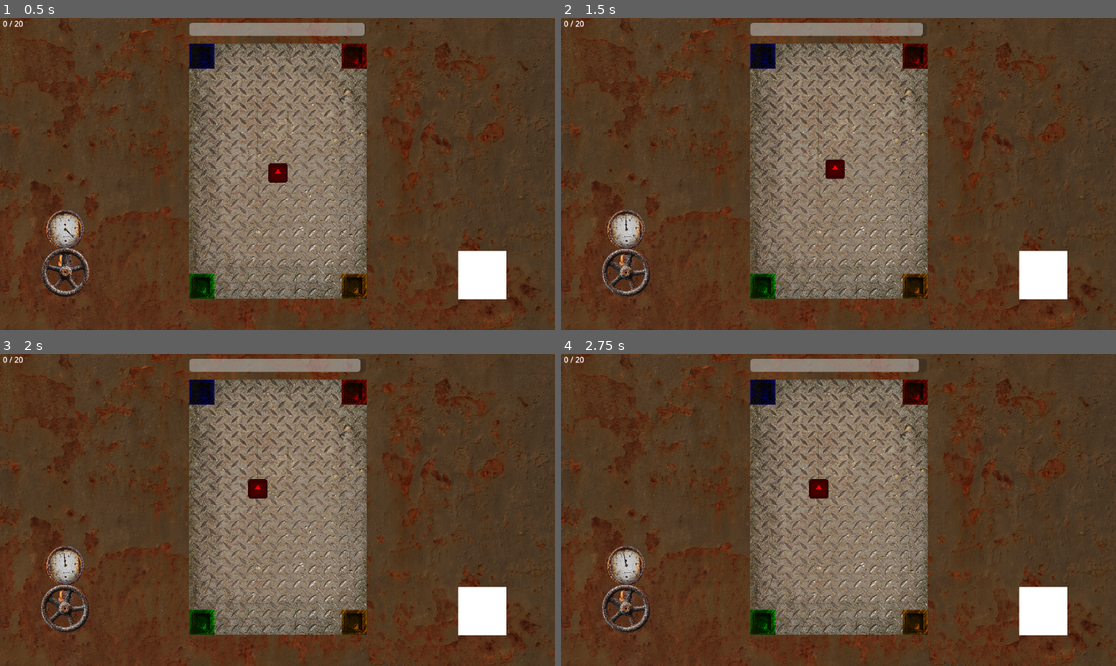
Above: before the commit, frames 1-4 (two rows, left to right).
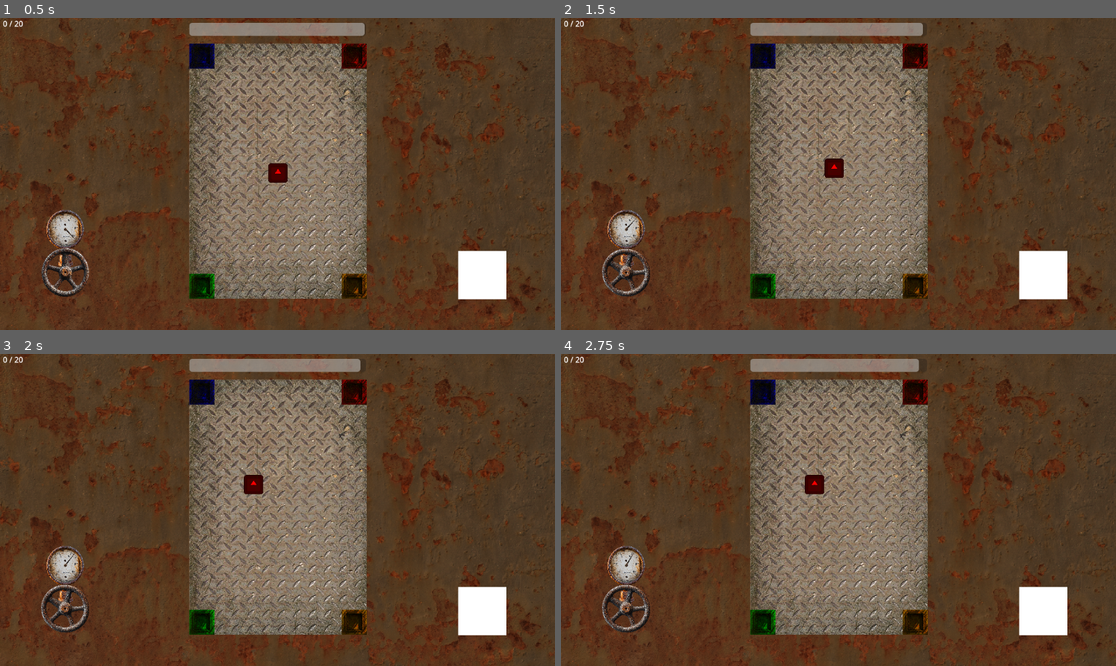
Above: after the commit, the same moments.

Repository: bemotta212/GameJam3
Game: Godot game, scene res://Scenes/level_01.tscn
Two runs of this game, one before a commit and one after it. Both use one fixed random seed, a clock stepped at 60 frames per second and the inputs below. The engine's default icon, where the game draws it, is replaced by a stand-in: a white triangle on a blue panel in a dark square.
Inputs (mouse positions are in pixels of both pictures, inside the frame that each line leads up to):
- Up to frame 1 (0.5 s): no input
- Up to frame 2 (1.5 s): drag from (627, 273) to (760, 55) at 0.52 s; drag from (1043, 273) to (760, 55) at 1.27 s
- Up to frame 3 (2 s): no input
- Up to frame 4 (2.75 s): move the mouse to (894, 441) at 2.02 s; click (894, 441) at 2.17 s

Frame 1 is identical in both runs. In frame 2, less than 0.1% of the frame differs, in the area x 11-52%, y 44-69%; in frame 3, 0.2%, in the area x 11-49%, y 38-69%; in frame 4, 0.2%.

Commit message:
Balanceamento
Valores modificados para balancear a dificuldade

Diff:
--- a/iii-game-jam-unisinos/Scenes/level_01.tscn
+++ b/iii-game-jam-unisinos/Scenes/level_01.tscn
@@ -138,7 +138,6 @@
 [node name="Jogador" parent="." instance=ExtResource("1_skhut")]
 position = Vector2(577, 322)
 max_speed = 200.0
-SPEED = 125.0
 
 [node name="Respawn" type="Marker2D" parent="."]
 position = Vector2(577, 322)
@@ -154,6 +153,7 @@
 grow_horizontal = 2
 grow_vertical = 2
 mouse_filter = 2
+metadata/_edit_use_anchors_ = true
 
 [node name="Timer_bar" type="ProgressBar" parent="UI/Control"]
 layout_mode = 1
@@ -167,6 +167,7 @@
 grow_horizontal = 2
 max_value = 60.0
 show_percentage = false
+metadata/_edit_use_anchors_ = true
 
 [node name="Message" type="Label" parent="UI/Control"]
 layout_mode = 1
@@ -183,6 +184,7 @@
 grow_vertical = 2
 horizontal_alignment = 1
 vertical_alignment = 1
+metadata/_edit_use_anchors_ = true
 
 [node name="Delivers_made" type="Label" parent="UI/Control"]
 layout_mode = 0
@@ -191,6 +193,7 @@
 text = "0 / 20"
 horizontal_alignment = 1
 vertical_alignment = 1
+metadata/_edit_use_anchors_ = true
 
 [node name="Timer" type="Timer" parent="UI"]
 wait_time = 60.0
@@ -204,7 +207,7 @@
 position = Vector2(1001, 534)
 
 [connection signal="delivered" from="Jogador" to="UI" method="_on_deviver_made"]
-[connection signal="game_won" from="Jogador" to="UI" method="on_game_won"]
+[connection signal="level_completed" from="Jogador" to="UI" method="on_level_completed"]
 [connection signal="speed_changed" from="Jogador" to="Valvula_container" method="on_player_speed_change"]
 [connection signal="game_lost" from="UI" to="Jogador" method="on_game_lost"]
 [connection signal="timeout" from="UI/Timer" to="UI" method="_on_timer_timeout"]
--- /dev/null
+++ b/iii-game-jam-unisinos/Scenes/level_02.tscn
@@ -0,0 +1,205 @@
+[gd_scene load_steps=13 format=3 uid="uid://b0lbp74xl6fun"]
+
+[ext_resource type="Texture2D" uid="uid://dfal7gobpwutb" path="res://Assets/Textures/vidro.png" id="1_8ld4s"]
+[ext_resource type="Texture2D" uid="uid://c1ii64u74kaly" path="res://Assets/Textures/metal.jpg" id="2_djl5t"]
+[ext_resource type="Texture2D" uid="uid://br277b275rgjy" path="res://Assets/Textures/chao.jpg" id="3_f51lu"]
+[ext_resource type="PackedScene" uid="uid://chhe4nuh5xtwa" path="res://Scenes/porta.tscn" id="4_2hvu7"]
+[ext_resource type="PackedScene" uid="uid://lekbgvvc58t6" path="res://Scenes/jogador.tscn" id="5_wem64"]
+[ext_resource type="Script" path="res://Scripts/ui.gd" id="6_37dtc"]
+[ext_resource type="PackedScene" uid="uid://b5aruyah8xm4j" path="res://Scenes/valvula_container.tscn" id="7_ujftt"]
+[ext_resource type="PackedScene" uid="uid://b2fe7va83dnou" path="res://Scenes/joystick.tscn" id="8_6023h"]
+
+[sub_resource type="RectangleShape2D" id="RectangleShape2D_sg6sn"]
+size = Vector2(91, 616)
+
+[sub_resource type="RectangleShape2D" id="RectangleShape2D_b7sj5"]
+size = Vector2(99, 676)
+
+[sub_resource type="RectangleShape2D" id="RectangleShape2D_22t68"]
+size = Vector2(547, 75)
+
+[sub_resource type="RectangleShape2D" id="RectangleShape2D_by87t"]
+size = Vector2(464, 54)
+
+[node name="Level_02" type="Node2D"]
+
+[node name="Paredes" type="Node2D" parent="."]
+
+[node name="Vidro" type="Sprite2D" parent="Paredes"]
+z_index = 1
+position = Vector2(577.5, 318)
+scale = Vector2(0.122333, 0.176667)
+texture = ExtResource("1_8ld4s")
+
+[node name="Paredes" type="Sprite2D" parent="Paredes"]
+modulate = Color(0.60575, 0.436724, 0.284974, 1)
+position = Vector2(576, 286)
+scale = Vector2(0.63, 0.63)
+texture = ExtResource("2_djl5t")
+
+[node name="Chao" type="Sprite2D" parent="Paredes"]
+texture_filter = 1
+texture_repeat = 2
+position = Vector2(576.99, 317.956)
+rotation = 1.5708
+scale = Vector2(0.979265, 1.05147)
+texture = ExtResource("3_f51lu")
+
+[node name="Parede_esquerda" type="StaticBody2D" parent="Paredes"]
+collision_mask = 2
+
+[node name="ColorRect" type="ColorRect" parent="Paredes/Parede_esquerda"]
+visible = false
+offset_left = -124.0
+offset_top = -6.0
+offset_right = 393.0
+offset_bottom = 669.0
+mouse_filter = 2
+color = Color(0.55046, 0.464676, 0.119736, 1)
+
+[node name="CollisionShape2D" type="CollisionShape2D" parent="Paredes/Parede_esquerda"]
+position = Vector2(347.5, 317)
+shape = SubResource("RectangleShape2D_sg6sn")
+
+[node name="Parede_direita" type="StaticBody2D" parent="Paredes"]
+collision_mask = 2
+
+[node name="ColorRect" type="ColorRect" parent="Paredes/Parede_direita"]
+visible = false
+offset_left = 761.0
+offset_top = -5.0
+offset_right = 1180.0
+offset_bottom = 696.0
+mouse_filter = 2
+color = Color(0.55046, 0.464676, 0.119736, 1)
+
+[node name="CollisionShape2D" type="CollisionShape2D" parent="Paredes/Parede_direita"]
+position = Vector2(810.5, 330)
+shape = SubResource("RectangleShape2D_b7sj5")
+
+[node name="Parede_baixo" type="StaticBody2D" parent="Paredes"]
+collision_mask = 2
+
+[node name="ColorRect" type="ColorRect" parent="Paredes/Parede_baixo"]
+visible = false
+offset_left = 297.0
+offset_top = 582.0
+offset_right = 826.0
+offset_bottom = 665.0
+mouse_filter = 2
+color = Color(0.55046, 0.464676, 0.119736, 1)
+
+[node name="CollisionShape2D" type="CollisionShape2D" parent="Paredes/Parede_baixo"]
+position = Vector2(556.5, 620.5)
+shape = SubResource("RectangleShape2D_22t68")
+
+[node name="Parede_cima" type="StaticBody2D" parent="Paredes"]
+collision_mask = 2
+
+[node name="ColorRect" type="ColorRect" parent="Paredes/Parede_cima"]
+visible = false
+offset_left = 329.0
+offset_top = -6.0
+offset_right = 833.0
+offset_bottom = 53.0
+mouse_filter = 2
+color = Color(0.55046, 0.464676, 0.119736, 1)
+
+[node name="CollisionShape2D" type="CollisionShape2D" parent="Paredes/Parede_cima"]
+position = Vector2(559, 26)
+shape = SubResource("RectangleShape2D_by87t")
+
+[node name="Portas" type="Node2D" parent="."]
+
+[node name="Cima_esquerda" parent="Portas" instance=ExtResource("4_2hvu7")]
+position = Vector2(419, 79)
+color = Color(0, 0, 1, 1)
+
+[node name="Cima_direita" parent="Portas" instance=ExtResource("4_2hvu7")]
+position = Vector2(735, 79)
+color = Color(1, 0, 0, 1)
+door_id = 2
+
+[node name="Baixo_esquerda" parent="Portas" instance=ExtResource("4_2hvu7")]
+position = Vector2(419, 557)
+color = Color(0, 1, 0, 1)
+door_id = 4
+
+[node name="Baixo_direita" parent="Portas" instance=ExtResource("4_2hvu7")]
+position = Vector2(735, 557)
+color = Color(1, 0.647059, 0, 1)
+door_id = 3
+
+[node name="Jogador" parent="." instance=ExtResource("5_wem64")]
+position = Vector2(577, 322)
+max_speed = 200.0
+SPEED = 125.0
+
+[node name="Respawn" type="Marker2D" parent="."]
+position = Vector2(577, 322)
+
+[node name="UI" type="CanvasLayer" parent="."]
+script = ExtResource("6_37dtc")
+
+[node name="Control" type="Control" parent="UI"]
+layout_mode = 3
+anchors_preset = 15
+anchor_right = 1.0
+anchor_bottom = 1.0
+grow_horizontal = 2
+grow_vertical = 2
+mouse_filter = 2
+metadata/_edit_use_anchors_ = true
+
+[node name="Timer_bar" type="ProgressBar" parent="UI/Control"]
+layout_mode = 1
+anchors_preset = 5
+anchor_left = 0.5
+anchor_right = 0.5
+offset_left = -183.0
+offset_top = 10.0
+offset_right = 184.0
+offset_bottom = 37.0
+grow_horizontal = 2
+max_value = 60.0
+show_percentage = false
+metadata/_edit_use_anchors_ = true
+
+[node name="Message" type="Label" parent="UI/Control"]
+layout_mode = 1
+anchors_preset = 8
+anchor_left = 0.5
+anchor_top = 0.5
+anchor_right = 0.5
+anchor_bottom = 0.5
+offset_left = -20.0
+offset_top = -11.5
+offset_right = 20.0
+offset_bottom = 11.5
+grow_horizontal = 2
+grow_vertical = 2
+horizontal_alignment = 1
+vertical_alignment = 1
+metadata/_edit_use_anchors_ = true
+
+[node name="Delivers_made" type="Label" parent="UI/Control"]
+layout_mode = 0
+offset_right = 54.0
+offset_bottom = 23.0
+text = "0 / 20"
+horizontal_alignment = 1
+vertical_alignment = 1
+metadata/_edit_use_anchors_ = true
+
+[node name="Timer" type="Timer" parent="UI"]
+wait_time = 60.0
+one_shot = true
+autostart = true
+
+[node name="Valvula_container" parent="." instance=ExtResource("7_ujftt")]
+position = Vector2(136, 529)
+
+[node name="Joystick" parent="." instance=ExtResource("8_6023h")]
+position = Vector2(1001, 534)
+
+[connection signal="timeout" from="UI/Timer" to="UI" method="_on_timer_timeout"]
--- a/iii-game-jam-unisinos/Scripts/jogador.gd
+++ b/iii-game-jam-unisinos/Scripts/jogador.gd
@@ -11,11 +11,11 @@
 @export var min_speed : float = 45
 @export var SPEED : float = 150.0
 
-
 var game_lost: bool = false
+var game_won: bool = false
 signal delivered(delivers_made : int)
 signal speed_changed(current_speed : float, max_speed : float, min_speed : float)
-signal game_won
+signal level_completed
 
 
 func _ready() -> void:
@@ -27,6 +27,8 @@
 		get_tree().reload_current_scene()
 
 	if game_lost:
+		return
+	if game_won:
 		return
 	#Move para os lados
 	var direction_x := Input.get_axis("Move_left", "Move_right")
@@ -73,7 +75,8 @@
 	delivers_made += 1
 	delivered.emit(delivers_made)
 	if delivers_made >= delivers_needed:
-		emit_signal("game_won")
+		game_won = true
+		emit_signal("level_completed")
 		return
 	position = respawn_point.position
 	change_objective()
@@ -84,7 +87,7 @@
 
 
 func on_valve_rotated(rotation_degrees : float):
-	SPEED += rotation_degrees / 5
+	SPEED += rotation_degrees / 10
 	if SPEED > max_speed:
 		SPEED = max_speed
 	speed_changed.emit(SPEED, max_speed, min_speed)
--- a/iii-game-jam-unisinos/Scripts/ui.gd
+++ b/iii-game-jam-unisinos/Scripts/ui.gd
@@ -5,11 +5,15 @@
 @onready var message: Label = $Control/Message
 @onready var delivers_made : Label = $Control/Delivers_made
 
+var level_completed: bool = false
 signal game_lost
 
 
 func _physics_process(delta: float) -> void:
-	timer_bar.value = timer.time_left
+	if !level_completed:
+		timer_bar.value = timer.time_left
+	else:
+		timer_bar.value += 1
 
 
 func _on_timer_timeout() -> void:
@@ -17,10 +21,10 @@
 	game_lost.emit()
 
 
-func on_game_won() -> void:
+func on_level_completed() -> void:
 	message.text = "Você Venceu!!!"
+	level_completed = true
 	timer.stop()
-	timer_bar.value = timer_bar.max_value
 
 
 func _on_deviver_made(player_delivers_made : int) -> void:
--- a/iii-game-jam-unisinos/project.godot
+++ b/iii-game-jam-unisinos/project.godot
@@ -42,6 +42,11 @@
 "events": [Object(InputEventKey,"resource_local_to_scene":false,"resource_name":"","device":-1,"window_id":0,"alt_press …(192 unchanged characters)…
 ]
 }
+Confirm={
+"deadzone": 0.5,
+"events": [Object(InputEventKey,"resource_local_to_scene":false,"resource_name":"","device":-1,"window_id":0,"alt_pressed":false,"shift_pressed":false,"ctrl_pressed":false,"meta_pressed":false,"pressed":false,"keycode":0,"physical_keycode":4194309,"key_label":0,"unicode":0,"location":0,"echo":false,"script":null)
+]
+}
 
 [layer_names]
 
